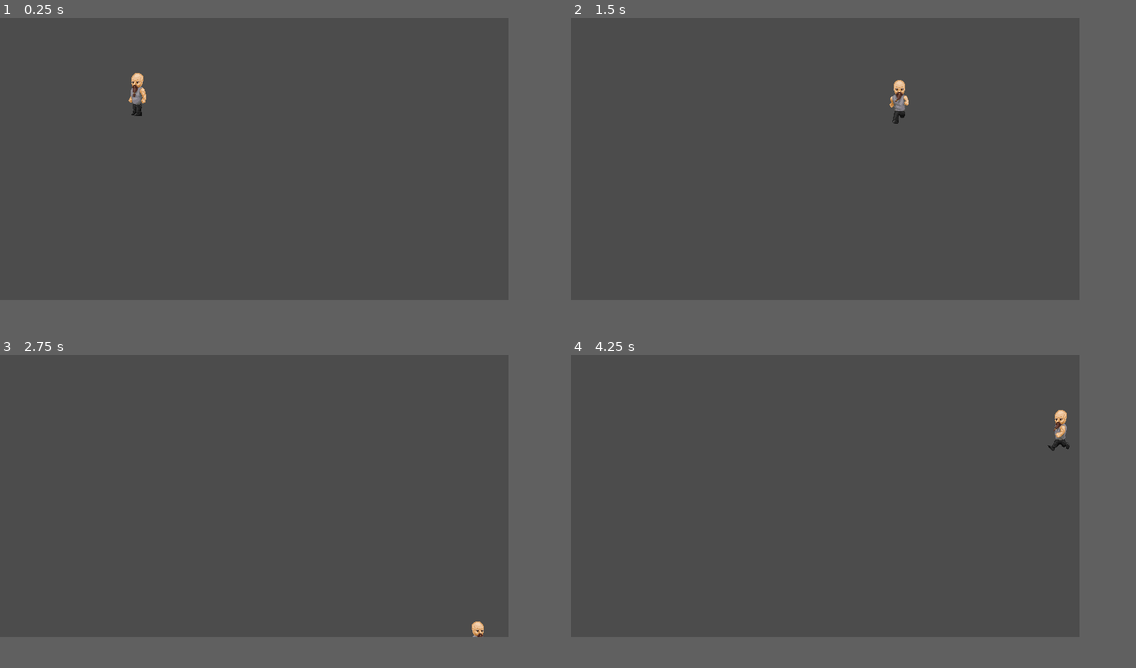
Above: before the commit, frames 1-4 (two rows, left to right).
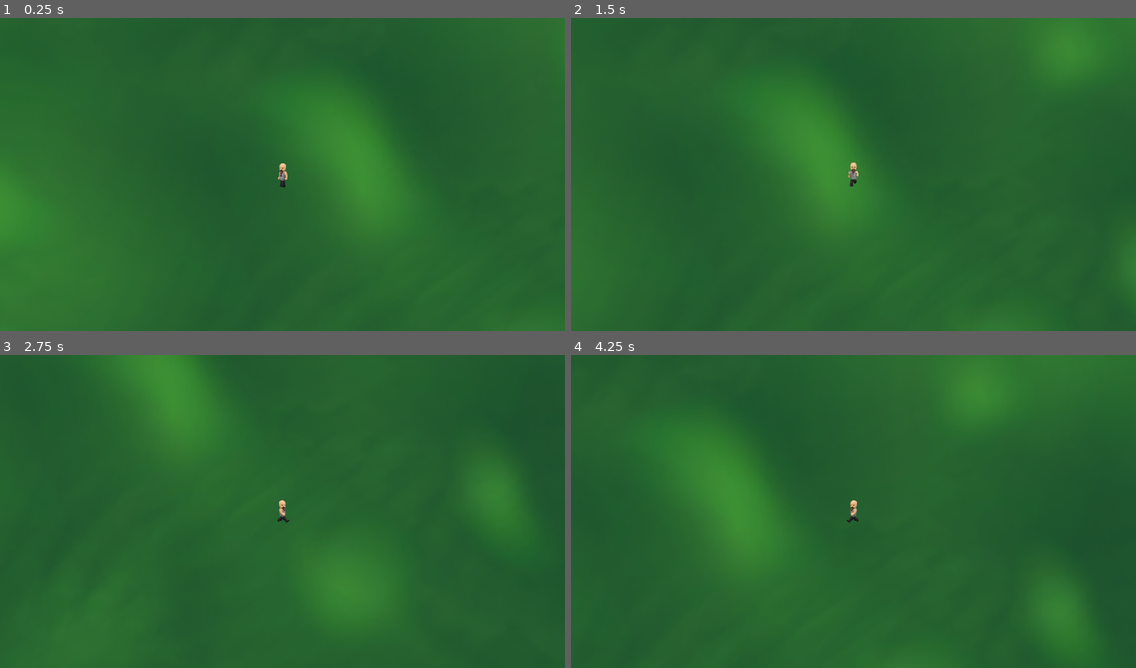
Above: after the commit, the same moments.

Repository: andreuramos/summoner-rpg
Game: Godot game, scene res://World.tscn
Two runs of this game, one before a commit and one after it. Both use one fixed random seed, a clock stepped at 60 frames per second and the inputs below.
Inputs:
- Up to frame 1 (0.25 s): no input
- Up to frame 2 (1.5 s): tap Enter at 0.5 s; hold Right (ui_right) 0.53-1.28 s; hold Down (ui_down) from 1.28 s (still down)
- Up to frame 3 (2.75 s): release Down (ui_down) at 2.03 s; hold Right (ui_right) from 2.03 s (still down)
- Up to frame 4 (4.25 s): release Right (ui_right) at 2.78 s; hold Up (ui_up) 2.78-3.53 s; hold Left (ui_left) from 3.53 s (still down)
The window is 720x400 before the commit and 800x444 after it. Grey fills any space a smaller window leaves; there, only what the larger window draws over its background counts as a difference.

The runs differ from the first frame. In frame 1, 81% of the frame differs, in the area x 0-90%, y 0-91%; in frame 2, 82%; in frame 3, 81%; in frame 4, 83%, in the area x 0-100%, y 0-100%.

Commit message:
cammera follows player

Diff:
--- a/src/World.tscn
+++ b/src/World.tscn
@@ -1,7 +1,18 @@
-[gd_scene load_steps=2 format=2]
+[gd_scene load_steps=3 format=2]
 
 [ext_resource path="res://player/Player.tscn" type="PackedScene" id=1]
+[ext_resource path="res://imports/background.png" type="Texture" id=2]
 
 [node name="World" type="Node2D"]
 
-[node name="Player" parent="." instance=ExtResource( 1 )]
+[node name="background" type="Sprite" parent="."]
+position = Vector2( 435.585, 208.542 )
+scale = Vector2( 2.06747, 2.2193 )
+texture = ExtResource( 2 )
+
+[node name="YSort" type="YSort" parent="."]
+
+[node name="Player" parent="YSort" instance=ExtResource( 1 )]
+
+[node name="Camera2D" type="Camera2D" parent="YSort/Player"]
+current = true
--- a/src/project.godot
+++ b/src/project.godot
@@ -23,6 +23,8 @@
 
 window/size/width=720
 window/size/height=400
+window/size/test_width=1440
+window/size/test_height=800
 
 [rendering]
 
